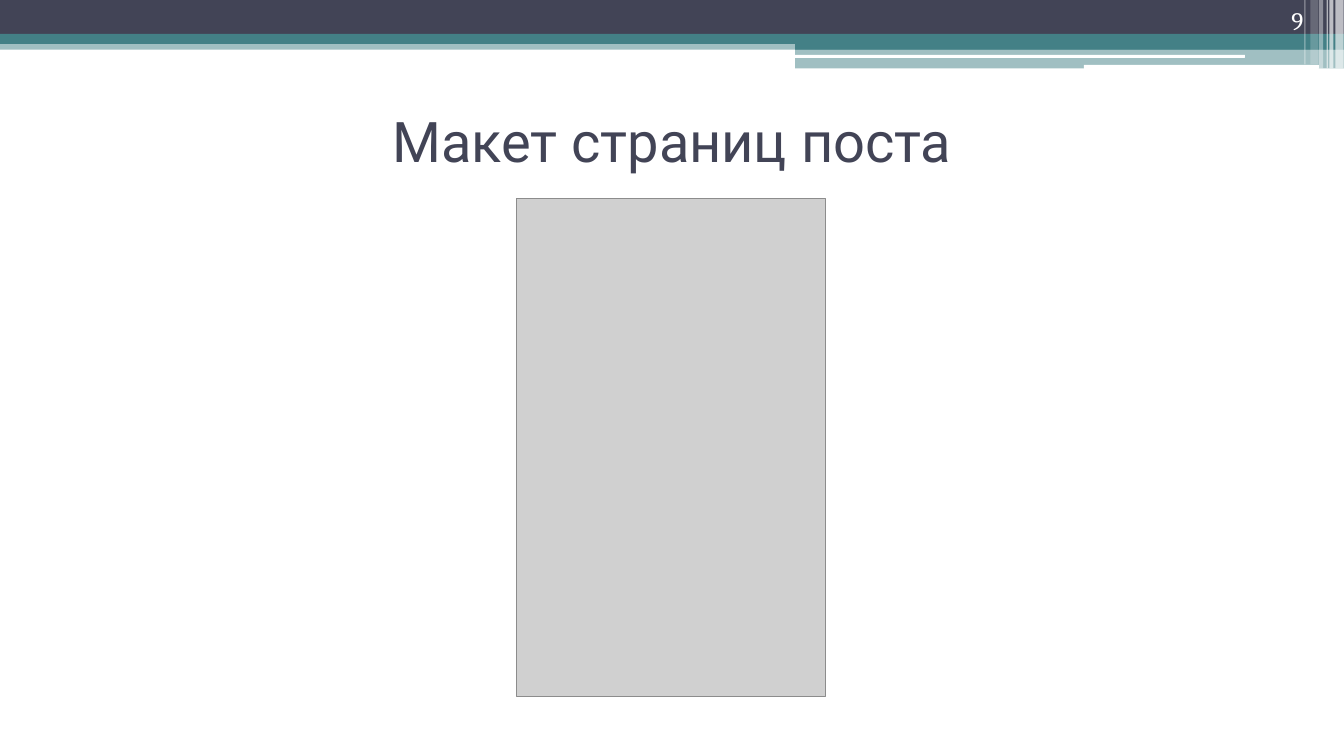
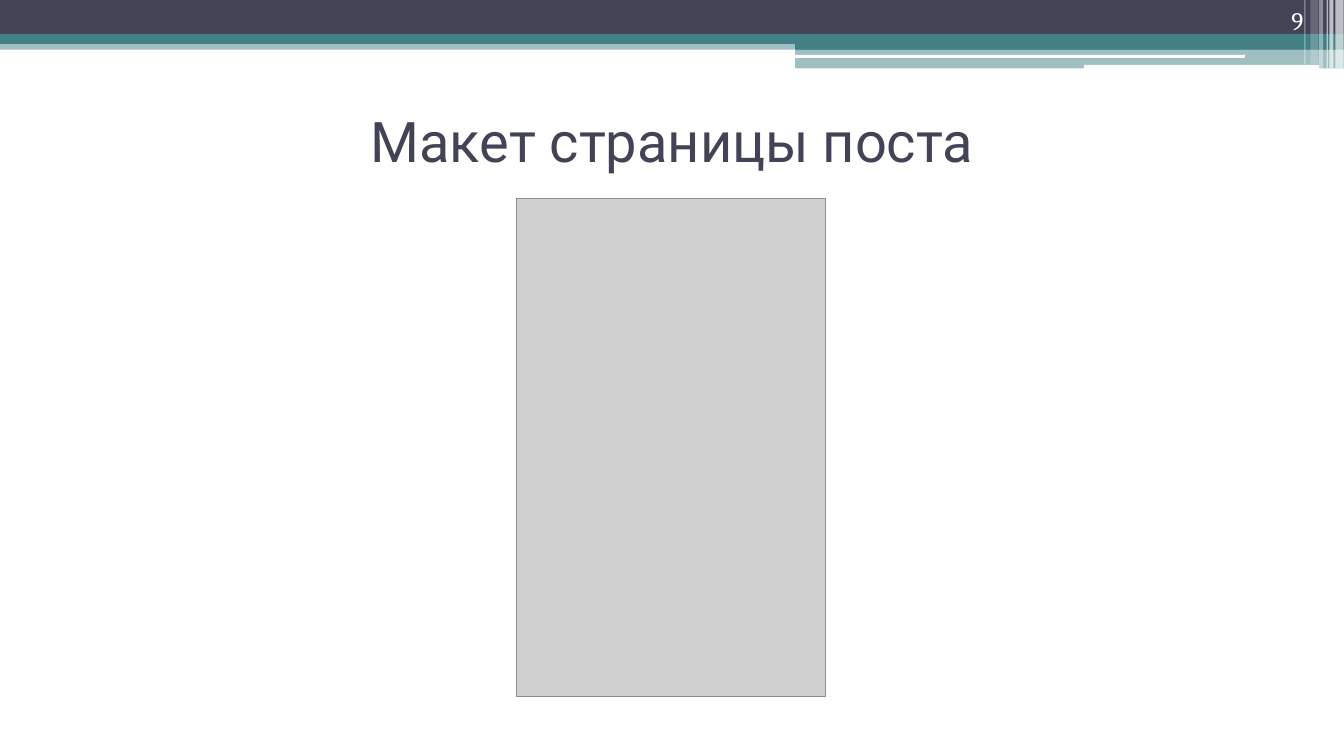
Before and after one commit to phluoroGG/TP-3.1, a slide deck: slide 9 of Documentation/Презентация Astario.pptx. Drawn at 1344x756 pixels with LibreOffice and Linux fonts; fonts in the diff are those of the drawing; grey boxes stand for pictures. Boxes give left, top, right and bottom in pixels: in the first picture for what was removed or moved away, otherwise in the second. Text is boxed around its words. In the diff, an @@ line names an element or a change of style, - is before the commit and + after.

```diff
--- a/Documentation/Презентация Astario.pptx
+++ b/Documentation/Презентация Astario.pptx
@@ title at (371, 122, 973, 174): text changed @@
-Макет страниц поста
+Макет страницы поста
```
Also in this commit, not shown: 1 other slide changed.
